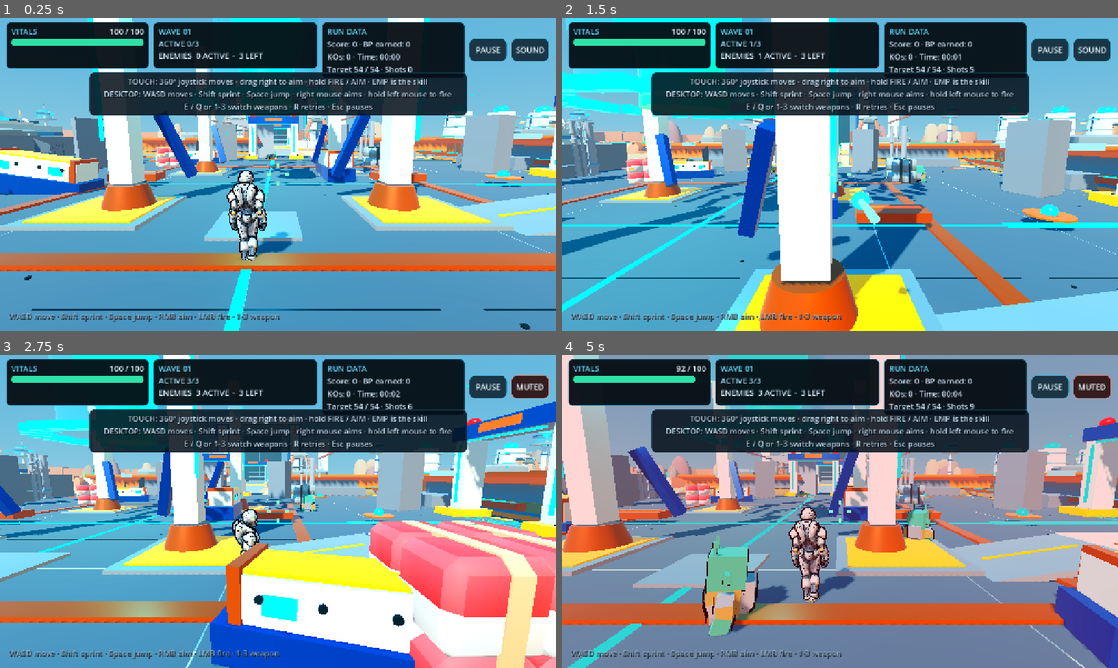
Above: before the commit, frames 1-4 (two rows, left to right).
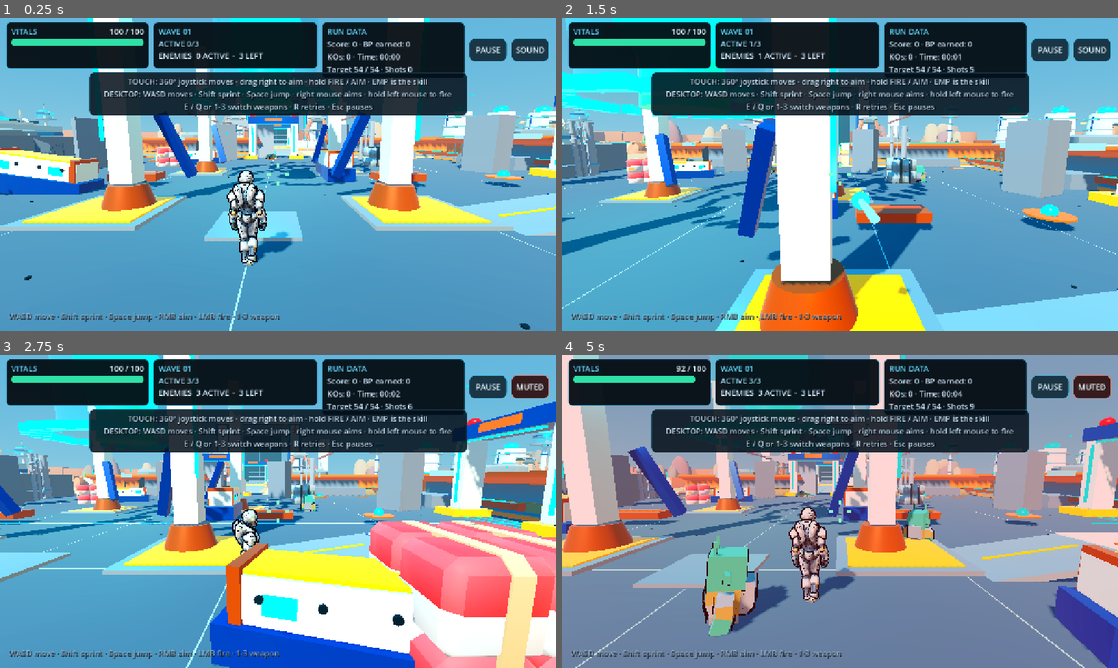
Above: after the commit, the same moments.

Repository: Scryptexai/ExoComplict
Game: Godot game, scene res://scenes/main.tscn
Same seed, same stepped clock (60 frames per second), same inputs: the game is played once before the commit and once after it.
Inputs (mouse positions are in pixels of both pictures, inside the frame that each line leads up to):
- Up to frame 1 (0.25 s): no input
- Up to frame 2 (1.5 s): tap Enter at 0.5 s; move the mouse to (962, 158) at 0.52 s; press the mouse at (962, 158) at 0.53 s; hold D (move_right) 0.53-1.25 s; tap Space (jump) at 0.77 s; release the mouse at (962, 158) at 1.25 s; drag from (728, 190) to (812, 237) at 1.27 s
- Up to frame 3 (2.75 s): move the mouse to (333, 442) at 2.02 s; hold D (move_right) from 2.03 s (still down); tap M (toggle_sound) at 2.1 s
- Up to frame 4 (5 s): release D (move_right) at 2.75 s; drag from (812, 574) to (673, 464) at 2.77 s; move the mouse to (1006, 558) at 3.52 s; hold A (move_left) 3.53-4.25 s; tap 2 (weapon_2) at 3.6 s; tap Space (jump) at 3.77 s; drag from (673, 464) to (756, 433) at 4.27 s

The runs differ from the first frame. In frame 1, 7.8% of the frame differs, in the area x 0-100%, y 44-100%; in frame 2, 3.3%; in frame 3, 3.7%; in frame 4, 7.3%.

Commit message:
Retire the old deck detail, fix the phone HUD, and re-shoot evidence
- The old arena drew floor detail as thin boxes (panel tiles, seam strips,
  orange conduits, edge stripes). They sit 1-79 mm above the new plates, so
  they poked through the SciFi floor: from the player's height the conduit read
  as a wall across the arena. They are hidden, not deleted, because the world
  test asserts those components still exist.
- Phone layout: the help plate started at the compact card's top edge instead
  of below it, and clipped its own last line. Four short lines now fit, and the
  weapon button finally gets the same physical font floor as every other
  control (it was unreadable at 390x844).
- Evidence re-captured: one gameplay frame, the eight tour vantages and a
  390x844 touch frame, all from the exported WebAssembly build.

13/13 smoke tests pass; dev_check 0 failed.

Co-authored-by: arena-agent <297053741+arena-agent@users.noreply.github.com>

Diff:
--- a/game/scripts/ui/touch_controls.gd
+++ b/game/scripts/ui/touch_controls.gd
@@ -23,7 +23,10 @@
 const MIN_PHYSICAL_FONT_PX: float = 11.0
 ## Lines the narrow-screen data card must fit: enemy counts plus the run summary
 ## wraps into three lines at phone width.
-const COMPACT_LINES: int = 3
+# The compact card under the top bar holds four short lines on a phone:
+# enemies, score/time, target/shots. Three wrapped lines were not enough for
+# the fourth and clipped "Shots" onto the card border.
+const COMPACT_LINES: int = 4
 const HELP_FADE_SECONDS: float = 1.5
 # The browser shell (game/web_shell/index.html) draws its chips along the top of
 # the page; the HUD keeps clear of them instead of overlapping.
@@ -225,8 +228,6 @@
 	if is_instance_valid(_desktop_hint):
 		_desktop_hint.visible = not _touch_mode
 		_desktop_hint.modulate.a = 0.9
-	if is_instance_valid(_help_label):
-		_layout_controls()
 	queue_redraw()
 
 
@@ -881,6 +882,9 @@
 	_weapon_button.offset_right = -base_margin
 	_weapon_button.offset_bottom = -fire_size - base_margin - 12.0 * unit
 	_weapon_button.custom_minimum_size = Vector2(weapon_width, weapon_height)
+	_weapon_button.add_theme_font_size_override(
+		"font_size", maxi(roundi(13.0 * unit), _minimum_font_size())
+	)
 
 	var side_size := minf(94.0 * unit, _to_layout(minf(physical_width, physical_height) * 0.22))
 	var side_gap := 12.0 * unit
@@ -915,7 +919,10 @@
 		_compact_card.offset_bottom = _compact_card.offset_top + compact_height
 	var help_top := _top_inset + card_height + 8.0 * unit
 	if narrow:
-		help_top = _top_inset + card_height + compact_height + 12.0 * unit
+		# The phone layout stacks three bars: cards, compact data, then help.
+		# The help plate has to clear the compact card *and* the gap the
+		# compact card needs for its own wrapped text.
+		help_top = _top_inset + card_height + compact_height + 22.0 * unit
 	_help_panel.offset_top = help_top
 	_help_panel.offset_bottom = help_top + 62.0 * unit
 	_help_label.add_theme_font_size_override(
--- a/game/scripts/worlds/scifi_bay_builder.gd
+++ b/game/scripts/worlds/scifi_bay_builder.gd
@@ -39,7 +39,43 @@
 	stats["gates"] = _build_gateways(root)
 	stats["props"] = _build_props(root)
 	stats["lights"] = _build_lights(root)
+	stats["retired"] = retire_legacy_deck(world)
 	return stats
+
+
+## The old arena drew its floor detail as thin boxes: panel tiles, seam strips,
+## orange conduits and edge stripes. They sit between 1 mm and 8.5 cm above the
+## new plates, so they poked through the SciFi floor as bright bands — the orange
+## conduit in particular read as a wall when the camera was near the ground.
+## They are hidden rather than deleted: the world smoke test asserts that the
+## components still exist, and flipping one flag is a cheaper revert than
+## re-adding geometry.
+static func retire_legacy_deck(world: Node3D) -> int:
+	var prefixes := [
+		"ArenaPanel_",
+		"ArenaPanelSeam",
+		"ArenaOrangeConduit",
+		"ArenaCrossChannel",
+		"ArenaEnergyChannel",
+		"ArenaEdgeStripe",
+		"ArenaCornerWarningPanel",
+		"ArenaCornerPiece",
+	]
+	var retired := 0
+	for child in world.get_children():
+		if not (child is MeshInstance3D):
+			continue
+		var node_name := str(child.name)
+		var matches := false
+		for prefix in prefixes:
+			if node_name.begins_with(prefix):
+				matches = true
+				break
+		if not matches:
+			continue
+		(child as MeshInstance3D).visible = false
+		retired += 1
+	return retired
 
 
 ## Seven tiles of 5.4 m are 37.8 m, which covers the 38 m deck without a lip and
--- a/game/tests/playability_hud_smoke.gd
+++ b/game/tests/playability_hud_smoke.gd
@@ -62,6 +62,19 @@
 		wave_title.text == "FRONTIER DEFENSE" and wave_enemy_label.text.contains("0 ACTIVE"),
 		"wave HUD starts in a clear ready state",
 	)
+	# On a phone the compact data card and the help plate must not overlap; this
+	# was the first thing a 390x844 screenshot showed.
+	controls.call("apply_layout_for_size", Vector2(390.0, 844.0), 1.0)
+	# Containers recompute their rects on the next frame; reading the rects
+	# immediately measures the previous layout and reports a false overlap.
+	await process_frame
+	var compact_bottom := compact_card.get_global_rect().end.y
+	var help_top := help_label.get_global_rect().position.y
+	_expect(
+		help_top >= compact_bottom - 0.5,
+		"narrow layout keeps the help plate below the compact data card",
+	)
+	controls.call("apply_layout_for_size", Vector2(1280.0, 720.0), 1.0)
 	_expect(
 		(
 			help_label.autowrap_mode != TextServer.AUTOWRAP_OFF
Not shown, changed: qa-evidence/scifi-bay/01-gameplay.png
Not shown, changed: qa-evidence/scifi-bay/02-arena.png
Not shown, changed: qa-evidence/scifi-bay/05-extraction.png
Not shown, changed: qa-evidence/scifi-bay/08-skyline.png
Not shown, added: qa-evidence/scifi-bay/10-mobile-390x844.png
